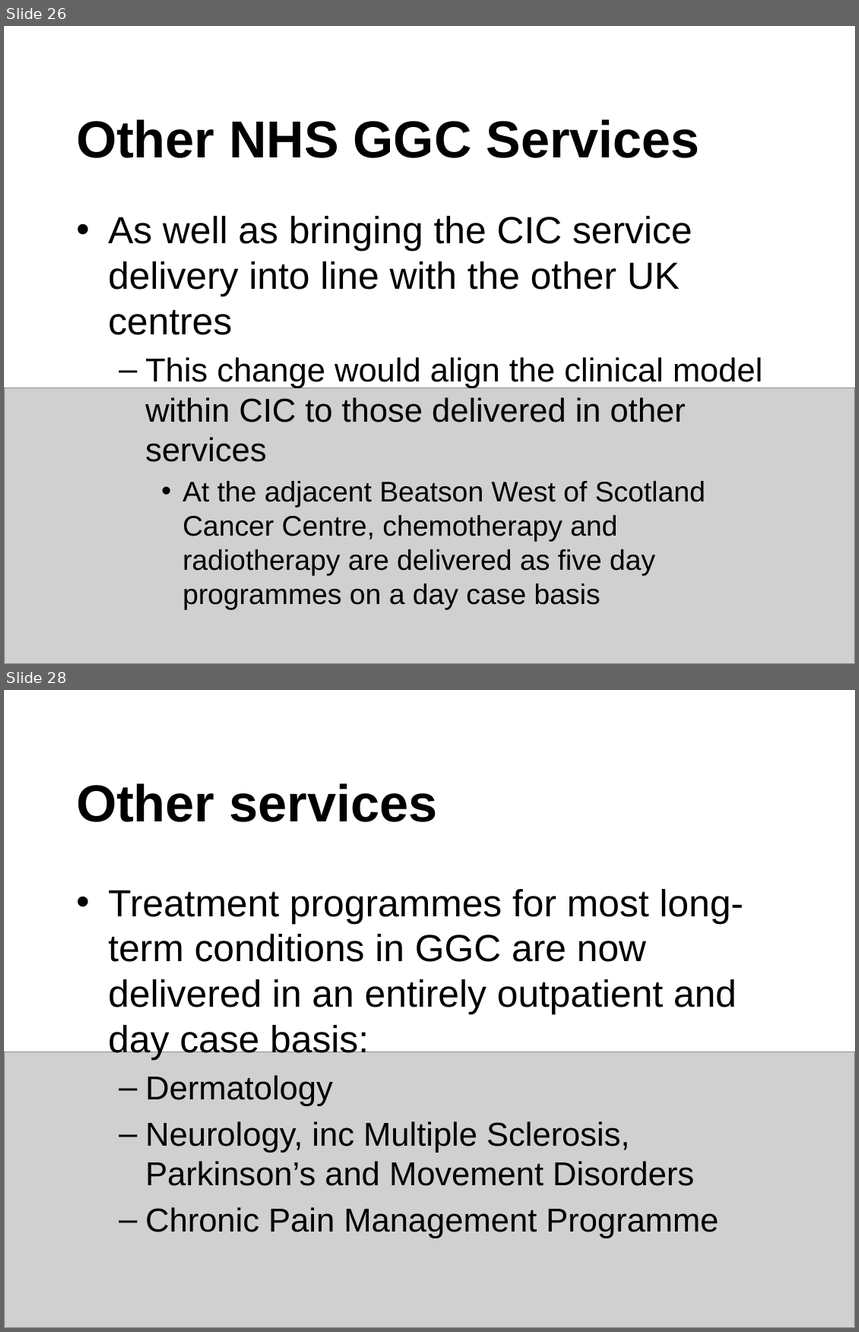
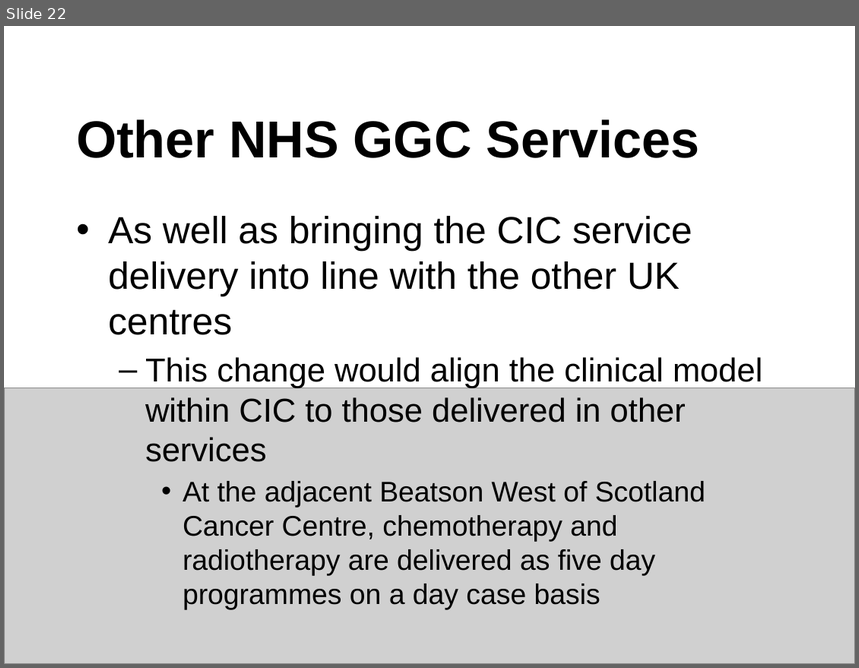
Before and after one commit to RMorton24/phs_group_project, a slide deck: Final Powerpoint presentation for 12.08.22.pptx. Shown one above the other, each under a label of ours: slides 26 and 28 before the commit, slide 22 after it; the slides between them are not shown. The pictures are 859x1332 and 859x668 pixels, drawn with LibreOffice and Linux fonts; fonts in the diff are those of the drawing; grey boxes stand for pictures. Boxes give left, top, right and bottom in pixels: in the first picture for what was removed or moved away, otherwise in the second. Text is boxed around its words. In the diff, an @@ line names an element or a change of style, - is before the commit and + after.

```diff
--- a/Final Powerpoint presentation for 12.08.22.pptx
+++ b/Final Powerpoint presentation for 12.08.22.pptx
@@ slide 28 removed at box(4, 690, 855, 1328), background #FFFFFF @@
@@ title removed at box(76, 783, 437, 822) @@
-Other services
@@ text removed at box(108, 889, 744, 1239) @@
-• Treatment programmes for most long-term conditions in GGC are now delivered in an entirely outpatient and day case basis:
-  – Dermatology
-  – Neurology, inc Multiple Sclerosis, Parkinson’s and Movement Disorders
-  – Chronic Pain Management Programme
@@ picture removed at box(4, 1053, 855, 1328) @@
@@ what was slide 26 is now slide 22 @@
```
Also in this commit, not shown: 1 slide changed, 2 slides added, 11 other slides removed, 1 other file.
